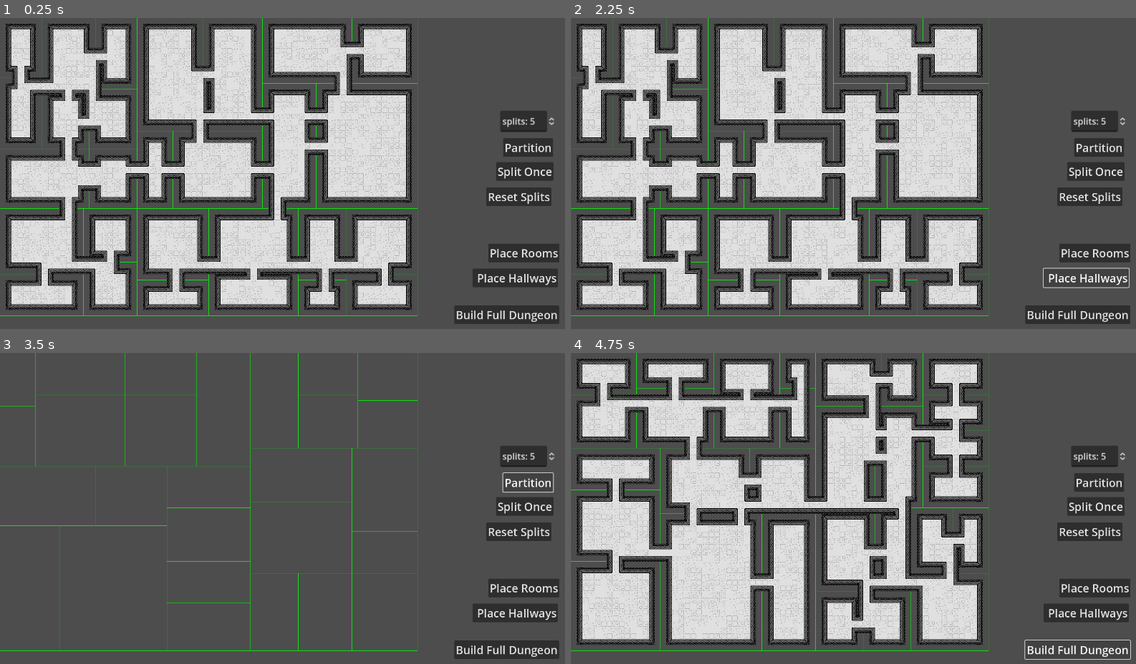
Above: before the commit, frames 1-4 (two rows, left to right).
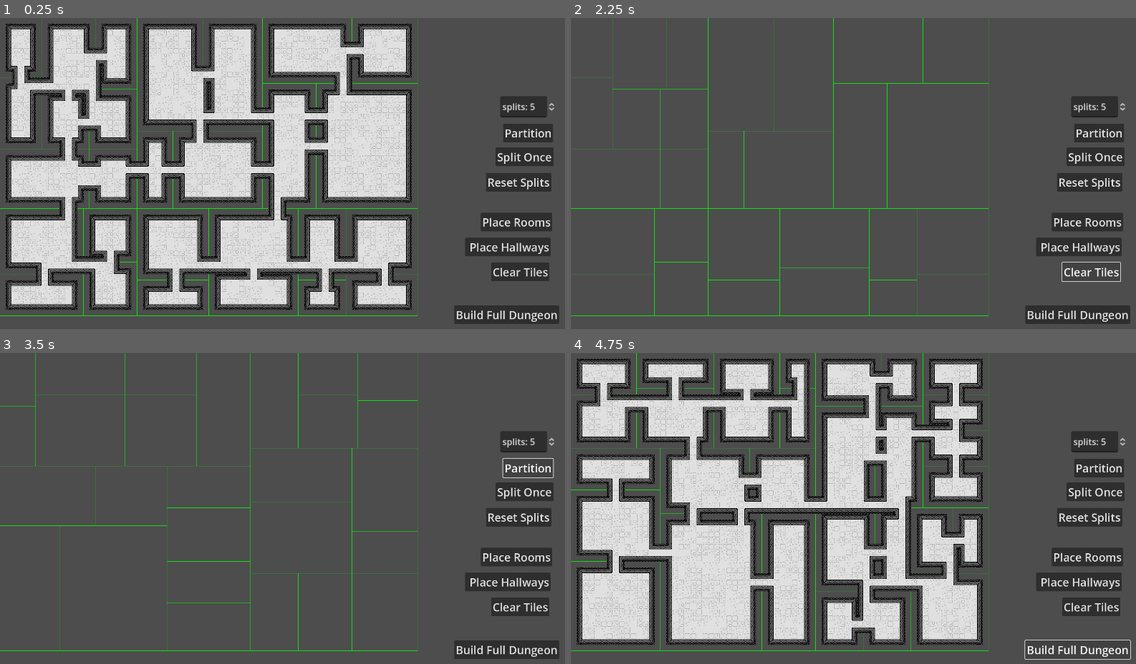
Above: after the commit, the same moments.

Repository: IanLum/Procedural-Dungeon-Generation
Game: Godot game, scene res://main.tscn
Same seed, same stepped clock (60 frames per second), same inputs: the game is played once before the commit and once after it.
Inputs (mouse positions are in pixels of both pictures, inside the frame that each line leads up to):
- Up to frame 1 (0.25 s): no input
- Up to frame 2 (2.25 s): click "Place Rooms" at 0.5 s; click "Place Hallways" at 1.25 s; click (1090, 273) at 2 s, where only the run after the commit has a clickable "Clear Tiles"
- Up to frame 3 (3.5 s): click "Partition" at 2.75 s
- Up to frame 4 (4.75 s): click "Split Once" at 3.5 s; click "Build Full Dungeon" at 4.25 s

The runs differ from the first frame. In frame 1, 4.7% of the frame differs, in the area x 82-99%, y 25-87%; in frame 2, 46%, in the area x 1-99%, y 1-94%; in frame 3, 4.6%; in frame 4, 4.7%.

Commit message:
add clear tiles buttong

Diff:
--- a/main.gd
+++ b/main.gd
@@ -116,5 +116,9 @@
 	place_hallway_tiles()
 
 
+func _on_clear_tiles_pressed():
+	tile_map.clear()
+
+
 func _on_reroll_pressed():
 	full_generate()
--- a/main.tscn
+++ b/main.tscn
@@ -19,9 +19,9 @@
 anchor_right = 1.0
 anchor_bottom = 1.0
 offset_left = -195.0
-offset_top = -615.0
+offset_top = -654.0
 offset_right = -95.0
-offset_bottom = -577.0
+offset_bottom = -616.0
 grow_horizontal = 0
 grow_vertical = 0
 scale = Vector2(1.5, 1.5)
@@ -35,9 +35,9 @@
 anchor_right = 1.0
 anchor_bottom = 1.0
 offset_left = -186.0
-offset_top = -541.0
+offset_top = -580.0
 offset_right = -53.0
-offset_bottom = -491.0
+offset_bottom = -530.0
 grow_horizontal = 0
 grow_vertical = 0
 theme_override_font_sizes/font_size = 30
@@ -49,10 +49,10 @@
 anchor_top = 1.0
 anchor_right = 1.0
 anchor_bottom = 1.0
-offset_left = -185.0
-offset_top = -477.0
+offset_left = -207.0
+offset_top = -516.0
 offset_right = -52.0
-offset_bottom = -427.0
+offset_bottom = -466.0
 grow_horizontal = 0
 grow_vertical = 0
 theme_override_font_sizes/font_size = 30
@@ -64,14 +64,61 @@
 anchor_top = 1.0
 anchor_right = 1.0
 anchor_bottom = 1.0
-offset_left = -191.0
-offset_top = -409.0
+offset_left = -233.0
+offset_top = -448.0
 offset_right = -58.0
-offset_bottom = -359.0
+offset_bottom = -398.0
 grow_horizontal = 0
 grow_vertical = 0
 theme_override_font_sizes/font_size = 30
 text = "Reset Splits"
+
+[node name="TilePlacing" type="Node" parent="CanvasLayer"]
+
+[node name="PlaceRooms" type="Button" parent="CanvasLayer/TilePlacing"]
+anchors_preset = 3
+anchor_left = 1.0
+anchor_top = 1.0
+anchor_right = 1.0
+anchor_bottom = 1.0
+offset_left = -246.0
+offset_top = -341.0
+offset_right = -56.0
+offset_bottom = -291.0
+grow_horizontal = 0
+grow_vertical = 0
+theme_override_font_sizes/font_size = 30
+text = "Place Rooms"
+
+[node name="PlaceHallways" type="Button" parent="CanvasLayer/TilePlacing"]
+anchors_preset = 3
+anchor_left = 1.0
+anchor_top = 1.0
+anchor_right = 1.0
+anchor_bottom = 1.0
+offset_left = -288.0
+offset_top = -274.0
+offset_right = -60.0
+offset_bottom = -224.0
+grow_horizontal = 0
+grow_vertical = 0
+theme_override_font_sizes/font_size = 30
+text = " Place Hallways"
+
+[node name="ClearTiles" type="Button" parent="CanvasLayer/TilePlacing"]
+anchors_preset = 3
+anchor_left = 1.0
+anchor_top = 1.0
+anchor_right = 1.0
+anchor_bottom = 1.0
+offset_left = -218.0
+offset_top = -207.0
+offset_right = -63.0
+offset_bottom = -157.0
+grow_horizontal = 0
+grow_vertical = 0
+theme_override_font_sizes/font_size = 30
+text = "Clear Tiles"
 
 [node name="Reroll" type="Button" parent="CanvasLayer"]
 anchors_preset = 3
@@ -88,39 +135,10 @@
 theme_override_font_sizes/font_size = 30
 text = "Build Full Dungeon"
 
-[node name="PlaceRooms" type="Button" parent="CanvasLayer"]
-anchors_preset = 3
-anchor_left = 1.0
-anchor_top = 1.0
-anchor_right = 1.0
-anchor_bottom = 1.0
-offset_left = -226.0
-offset_top = -258.0
-offset_right = -36.0
-offset_bottom = -208.0
-grow_horizontal = 0
-grow_vertical = 0
-theme_override_font_sizes/font_size = 30
-text = "Place Rooms"
-
-[node name="PlaceHallways" type="Button" parent="CanvasLayer"]
-anchors_preset = 3
-anchor_left = 1.0
-anchor_top = 1.0
-anchor_right = 1.0
-anchor_bottom = 1.0
-offset_left = -268.0
-offset_top = -191.0
-offset_right = -40.0
-offset_bottom = -141.0
-grow_horizontal = 0
-grow_vertical = 0
-theme_override_font_sizes/font_size = 30
-text = " Place Hallways"
-
 [connection signal="pressed" from="CanvasLayer/SpacePartitioning/Partition" to="." method="_on_partition_pressed"]
 [connection signal="pressed" from="CanvasLayer/SpacePartitioning/SplitOnce" to="." method="_on_split_once_pressed"]
 [connection signal="pressed" from="CanvasLayer/SpacePartitioning/ResetSplits" to="." method="_on_reset_splits_pressed"]
+[connection signal="pressed" from="CanvasLayer/TilePlacing/PlaceRooms" to="." method="_on_place_rooms_pressed"]
+[connection signal="pressed" from="CanvasLayer/TilePlacing/PlaceHallways" to="." method="_on_place_hallways_pressed"]
+[connection signal="pressed" from="CanvasLayer/TilePlacing/ClearTiles" to="." method="_on_clear_tiles_pressed"]
 [connection signal="pressed" from="CanvasLayer/Reroll" to="." method="_on_reroll_pressed"]
-[connection signal="pressed" from="CanvasLayer/PlaceRooms" to="." method="_on_place_rooms_pressed"]
-[connection signal="pressed" from="CanvasLayer/PlaceHallways" to="." method="_on_place_hallways_pressed"]
